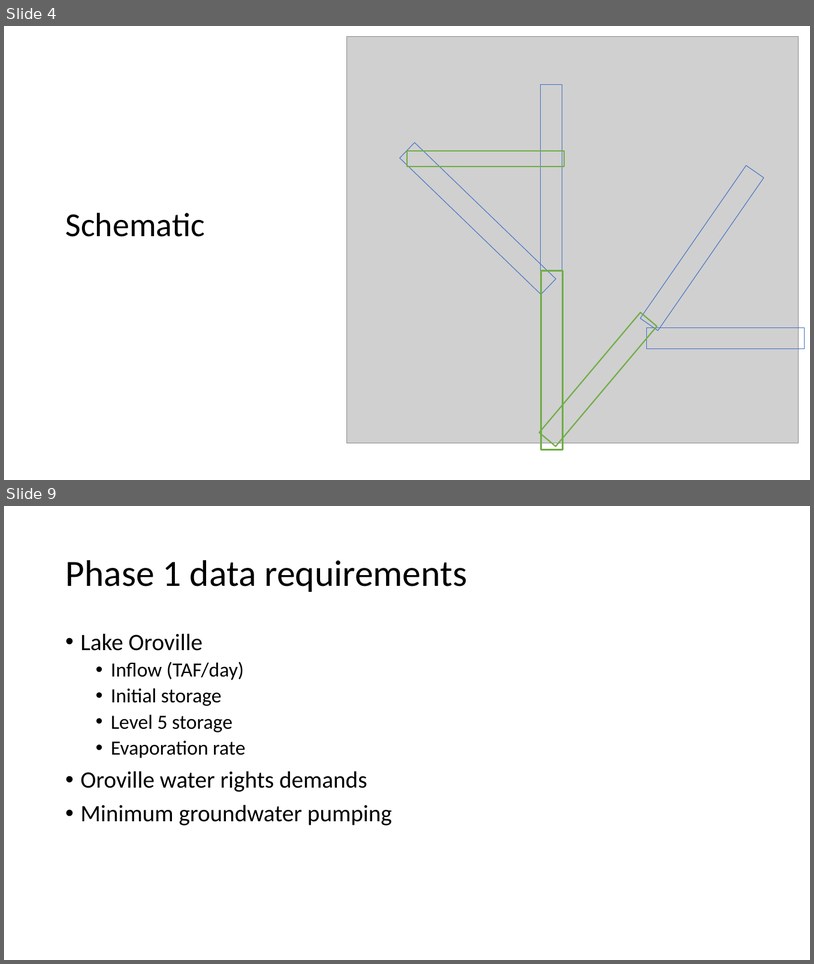
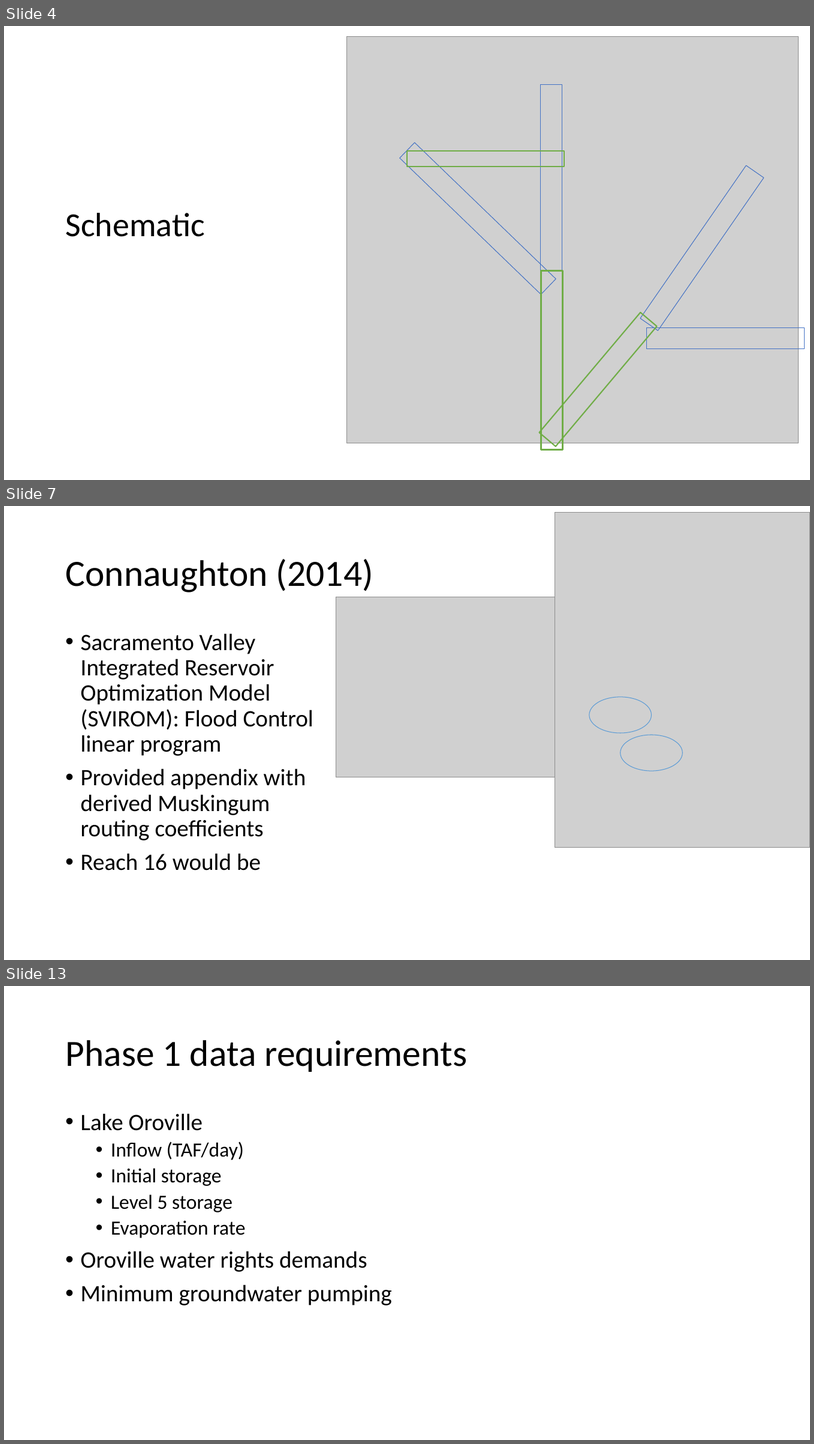
Before and after one commit to nsosorio/DailyCalLiteModel, a slide deck: Building daily CalLite model from scratch – daily.pptx. Shown one above the other, each under a label of ours: slides 4 and 9 before the commit, slides 4, 7 and 13 after it; the slides between them are not shown. The pictures are 814x964 and 814x1444 pixels, drawn with LibreOffice and Linux fonts; fonts in the diff are those of the drawing; grey boxes stand for pictures. Boxes give left, top, right and bottom in pixels: in the first picture for what was removed or moved away, otherwise in the second. Text is boxed around its words. In the diff, an @@ line names an element or a change of style, - is before the commit and + after.

Commit message:
Implement Shasta node reservoir ops

```diff
--- a/Building daily CalLite model from scratch – daily.pptx
+++ b/Building daily CalLite model from scratch – daily.pptx
@@ slide 7 added at (x1=4, y1=506, x2=810, y2=960), background #FFFFFF @@
@@ picture added at (x1=555, y1=512, x2=810, y2=847) @@
@@ title added at (x1=65, y1=559, x2=374, y2=592), 44 pt, text #000000 @@
+Connaughton (2014)
@@ picture added at (x1=336, y1=597, x2=556, y2=777) @@
@@ text added at (x1=81, y1=633, x2=314, y2=870), 28 pt, text #000000 @@
+• Sacramento Valley Integrated Reservoir Optimization Model (SVIROM): Flood Control linear program
+• Provided appendix with derived Muskingum routing coefficients
+• Reach 16 would be
@@ ellipse added at (x1=590, y1=697, x2=652, y2=733), outline #5B9BD5 0.75 pt @@
@@ ellipse added at (x1=621, y1=735, x2=683, y2=771), outline #5B9BD5 0.75 pt @@
@@ what was slide 9 is now slide 13 @@
```
Also in this commit, not shown: 6 slides changed, 4 other slides added, 11 other files.
